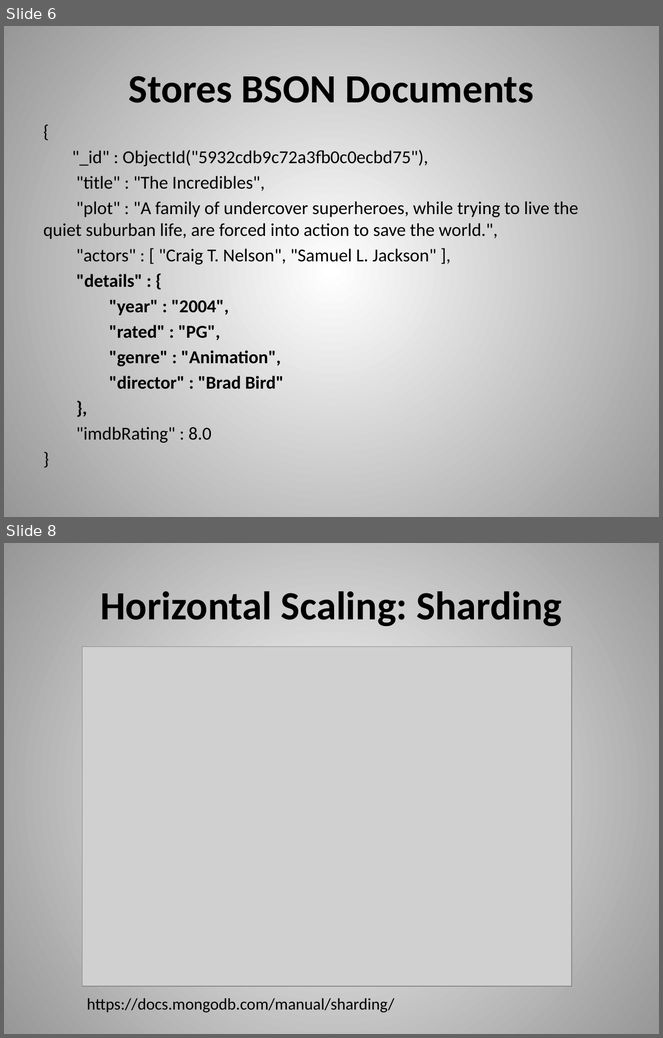
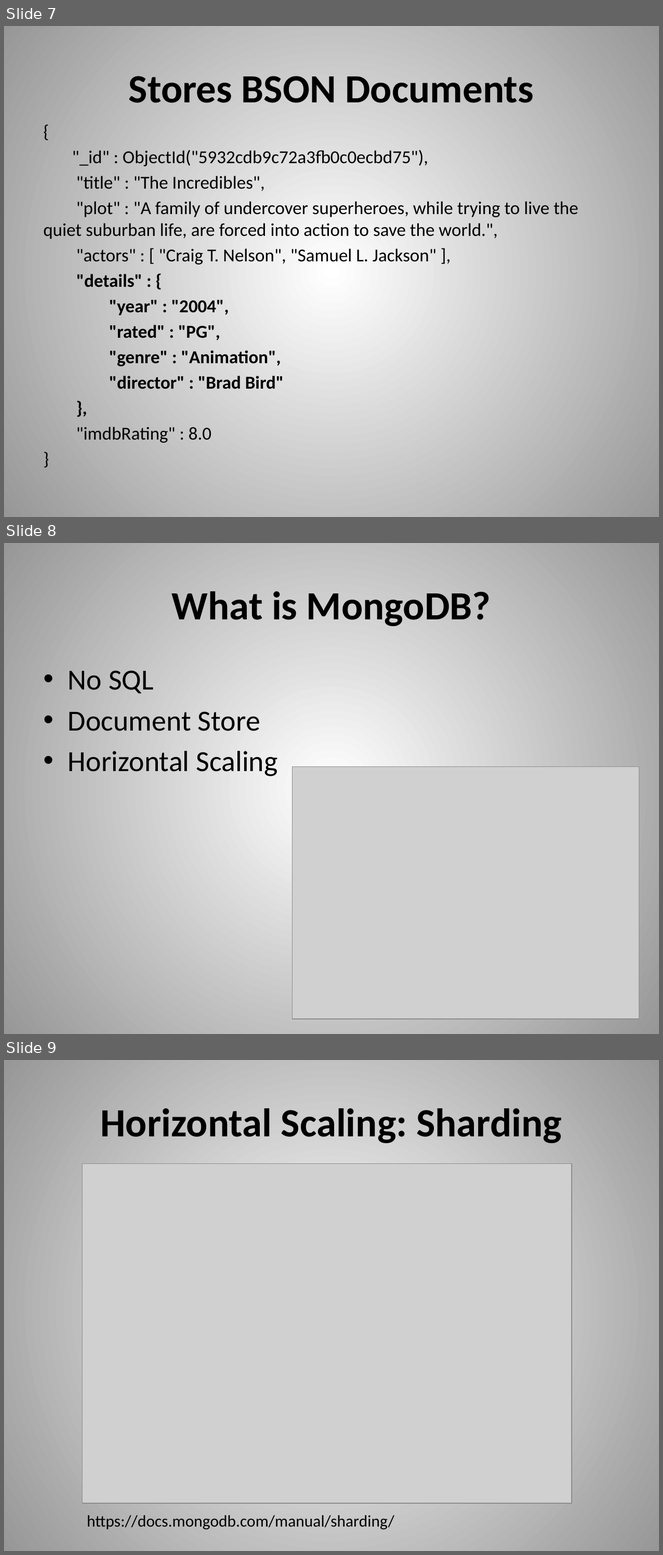
Before and after one commit to dvanvali/mongoDbPresentation, a slide deck: MongoDB.pptx. Shown one above the other, each under a label of ours: slides 6 and 8 before the commit, slides 7, 8 and 9 after it; the slides between them are not shown. The pictures are 663x1038 and 663x1555 pixels, drawn with LibreOffice and Linux fonts; fonts in the diff are those of the drawing; grey boxes stand for pictures. Boxes give left, top, right and bottom in pixels: in the first picture for what was removed or moved away, otherwise in the second. Text is boxed around its words. In the diff, an @@ line names an element or a change of style, - is before the commit and + after.

```diff
--- a/MongoDB.pptx
+++ b/MongoDB.pptx
@@ slide 8 added at [4, 543, 659, 1034], background gradient #FFFFFF to #979797 @@
@@ title added at [172, 591, 491, 626], 44 pt, text #000000, bold @@
+What is MongoDB?
@@ text added at [68, 670, 278, 776], 32 pt, text #000000 @@
+• No SQL
+• Document Store
+• Horizontal Scaling
@@ picture added at [292, 767, 639, 1019] @@
@@ what was slide 6 is now slide 7 @@
@@ what was slide 8 is now slide 9 @@
```
Also in this commit, not shown: 2 slides changed, 2 other slides added, 1 other file.
